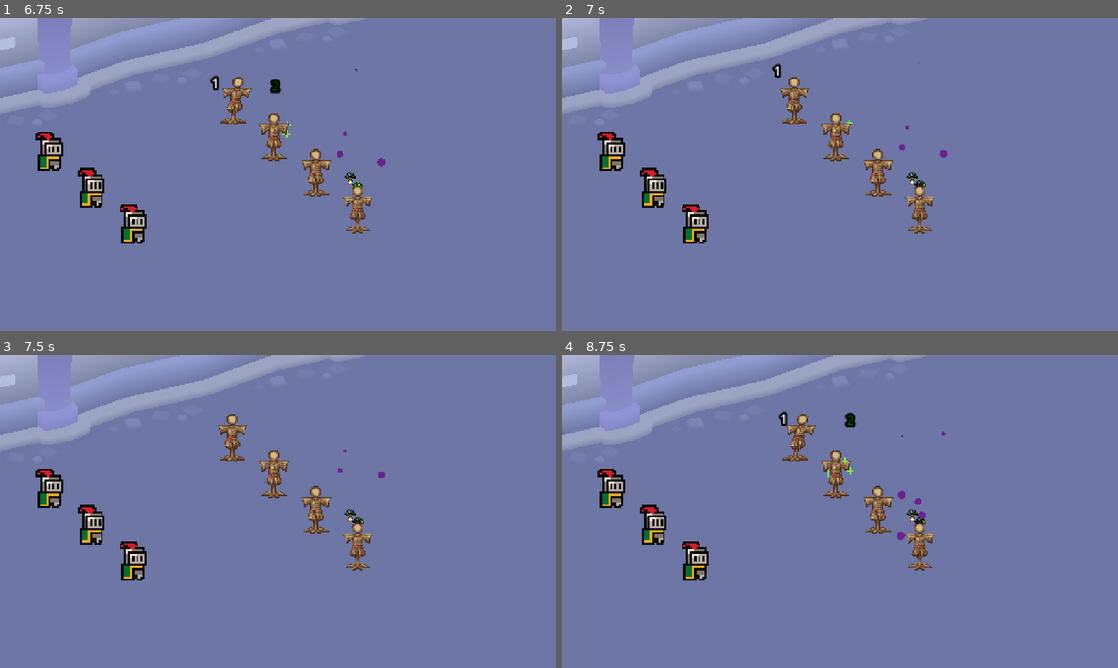
Above: before the commit, frames 1-4 (two rows, left to right).
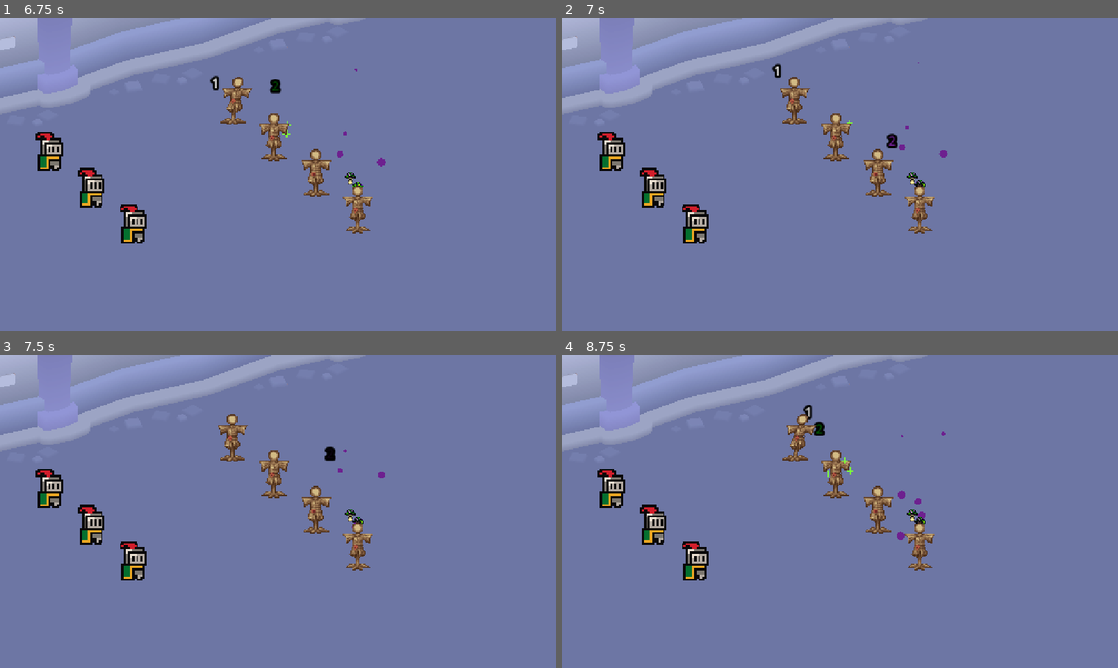
Above: after the commit, the same moments.

Repository: NouCake/ram-dungeon
Game: Godot game, scene res://scenes/showcase.tscn
The game is run twice, just before and just after one commit, with the same random seed, the same clock (stepped at 60 frames per second) and the same inputs. The engine's default icon, where the game draws it, is replaced by a stand-in: a white triangle on a blue panel in a dark square.
Inputs:
- Up to frame 1 (6.75 s): tap Enter (ui_accept) at 0.5, 0.77, 1.25, 1.52, 2, 3.02, 3.5, 3.77, 4.52, 5.75, 6.02 s
- Up to frame 2 (7 s): tap Enter (ui_accept) at 6.77 s
- Up to frame 3 (7.5 s): no input
- Up to frame 4 (8.75 s): tap Enter (ui_accept) at 7.52 s

Frame 1 is identical in both runs. In frame 2, less than 0.1% of the frame differs, in the area x 58-61%, y 36-42%; in frame 3, less than 0.1%; in frame 4, 0.3%, in the area x 39-53%, y 16-26%.
Error before the commit: Parse Error: Function "_ready()" not found in base TickEffect. (res://assets/scripts/effects/poison.gd:14)

Commit message:
Fix effect system: generalize interval logic in TickEffect base
- Added tick_interval to TickEffect base class
- TickEffect now handles interval-based triggering automatically
- Poison and Burn override do_effect_trigger() instead of manual timers
- Removed invalid super._ready() calls (gdscript has no super)
- Effects stay as Resource (not Node) to work with existing system

No Timer nodes in effects - they use existing entity._process tick system.
Timer nodes only for gameplay objects (spawners, areas, vfx).

Diff:
--- a/assets/scripts/effects/burn.gd
+++ b/assets/scripts/effects/burn.gd
@@ -1,31 +1,15 @@
 class_name BurnEffect
 
 extends TickEffect
-
-@export var burn_interval := 1.0
-
-var _damage_timer: Timer
 
 func _init() -> void:
 	stackable = true
 	duration = 2.0
 	type = "Burn"
+	tick_interval = 1.0
 
-func _ready() -> void:
-	super._ready()
-	# Start repeating damage timer
-	_damage_timer = TimerUtil.repeat(self, burn_interval, _deal_damage)
-
-func _deal_damage() -> void:
-	var entity := get_parent() as Entity
-	if not entity:
-		return
-
+func do_effect_trigger(entity: Entity) -> void:
 	var damage_info := DamageInfo.new(null, entity)
 	damage_info.amount = stack_size
 	damage_info.type = DamageInfo.DamageType.FIRE
 	entity.health.do_damage(damage_info)
-
-# Old tick-based logic removed
-func do_effect_tick(delta: float, entity: Entity) -> void:
-	pass
--- a/assets/scripts/effects/poison.gd
+++ b/assets/scripts/effects/poison.gd
@@ -2,37 +2,24 @@
 
 extends TickEffect
 
-var damage_interval := 1.0
 var origin: Entity
-
-var _damage_timer: Timer
 
 func _init() -> void:
 	type = "Poison"
-
-func _ready() -> void:
-	super._ready()
-	# Start repeating damage timer
-	_damage_timer = TimerUtil.repeat(self, damage_interval, _deal_damage)
+	tick_interval = 1.0
+	duration = 5.0
 
 func merge_stack(other: TickEffect) -> void:
 	if other is PoisonEffect:
 		var other_poison: PoisonEffect = other as PoisonEffect
 		stack_size += other_poison.stack_size
 		duration = max(duration, other_poison.duration)
+		time_since_last_tick = min(time_since_last_tick, other_poison.time_since_last_tick)
 	else:
 		print("Tried to merge non-poison effect into poison effect")
 
-func _deal_damage() -> void:
-	var entity := get_parent() as Entity
-	if not entity:
-		return
-
+func do_effect_trigger(entity: Entity) -> void:
 	var damage_info := DamageInfo.new(origin, entity)
 	damage_info.amount = stack_size
 	damage_info.type = DamageInfo.DamageType.POISON
 	entity.health.do_damage(damage_info)
-
-# Old tick-based logic removed
-func do_effect_tick(delta: float, entity: Entity) -> void:
-	pass
--- a/assets/scripts/effects/tick_effect.gd
+++ b/assets/scripts/effects/tick_effect.gd
@@ -6,9 +6,11 @@
 
 @export var duration := 5.0
 @export var stackable: bool = false
+@export var tick_interval := 1.0  # How often effect triggers (for damage/heal)
 
 var stack_size := 1
 var elapsed_time := 0.0
+var time_since_last_tick := 0.0
 
 func is_expired() -> bool:
 	return elapsed_time >= duration
@@ -19,7 +21,13 @@
 		return
 
 	elapsed_time += delta
-	do_effect_tick(delta, entity)
+	time_since_last_tick += delta
 
-func do_effect_tick(_delta: float, _entity: Entity) -> void:
+	# Trigger effect on interval
+	if time_since_last_tick >= tick_interval:
+		time_since_last_tick -= tick_interval
+		do_effect_trigger(entity)
+
+## Override this in subclasses for effect logic (damage, heal, etc)
+func do_effect_trigger(_entity: Entity) -> void:
 	pass
